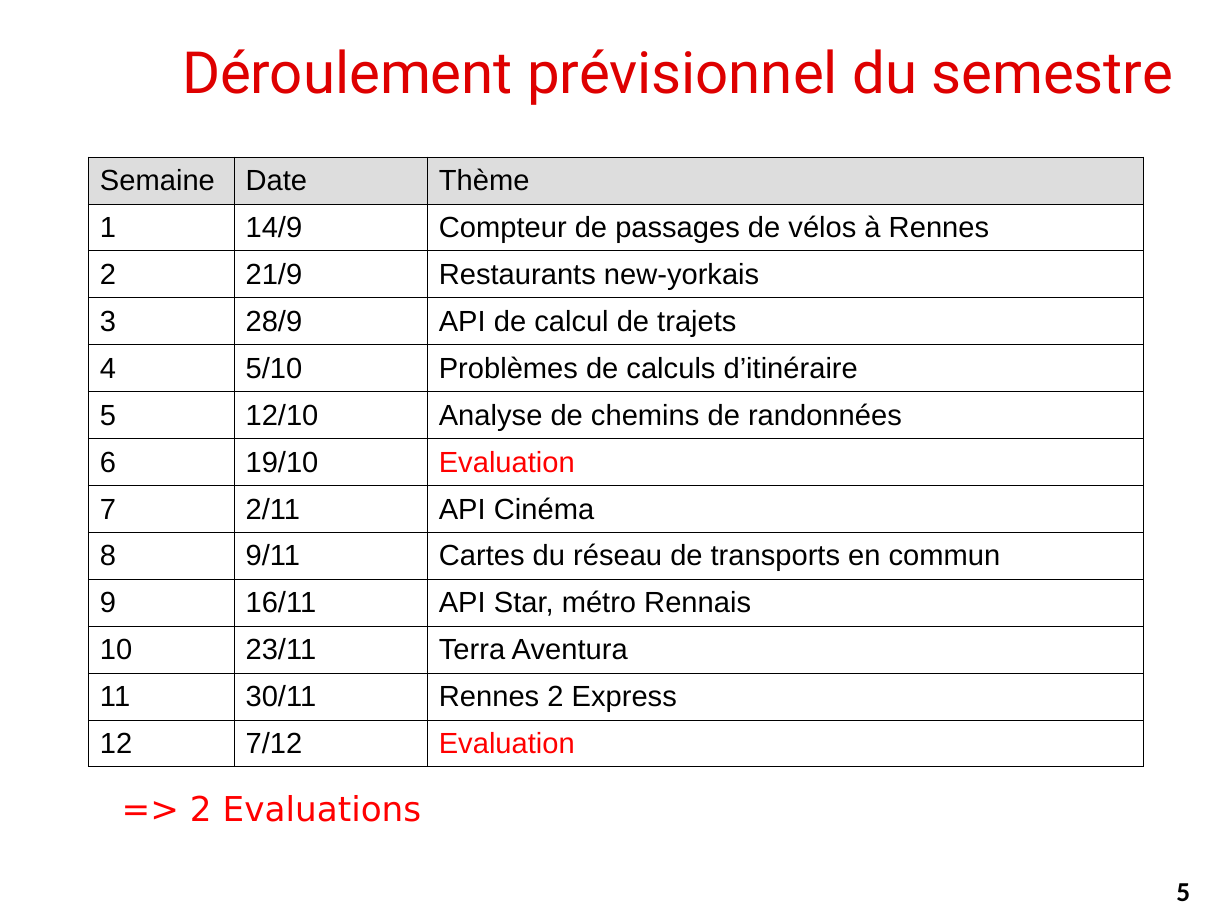
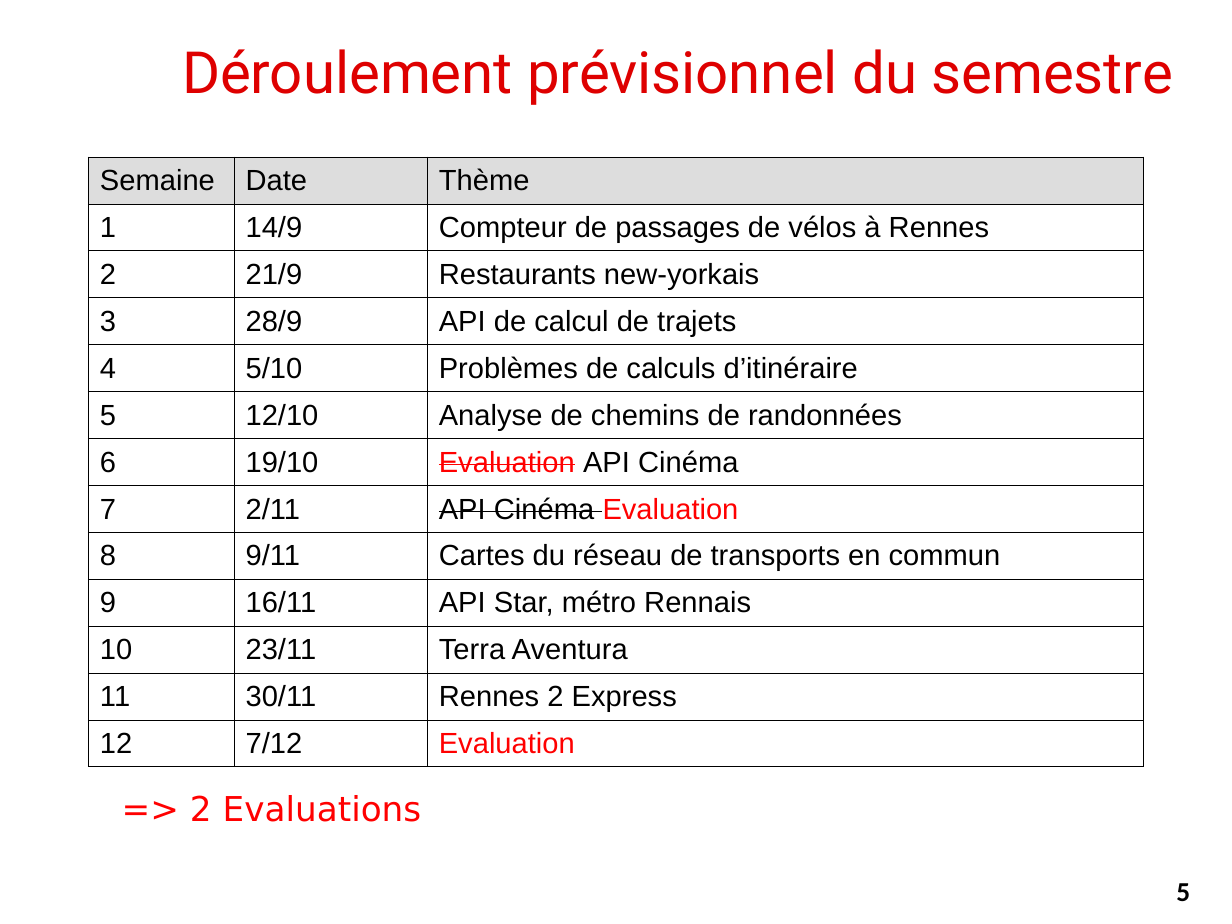
Before and after one commit to alemaitr/python_opendata_l2, a slide deck: slide 5 of coursIntro.pptx. Drawn at 1232x924 pixels with LibreOffice and Linux fonts; fonts in the diff are those of the drawing; background and template pictures are left out. Boxes give left, top, right and bottom in pixels: in the first picture for what was removed or moved away, otherwise in the second. Text is boxed around its words. In the diff, an @@ line names an element or a change of style, - is before the commit and + after.

Commit message:
Changement date eval

```diff
--- a/coursIntro.pptx
+++ b/coursIntro.pptx
@@ table at (x1=89, y1=158, x2=1145, y2=768) @@
-row 7, column 3: Evaluation
+row 7, column 3: Evaluation API Cinéma
-row 8, column 3: API Cinéma
+row 8, column 3: API Cinéma Evaluation
```
